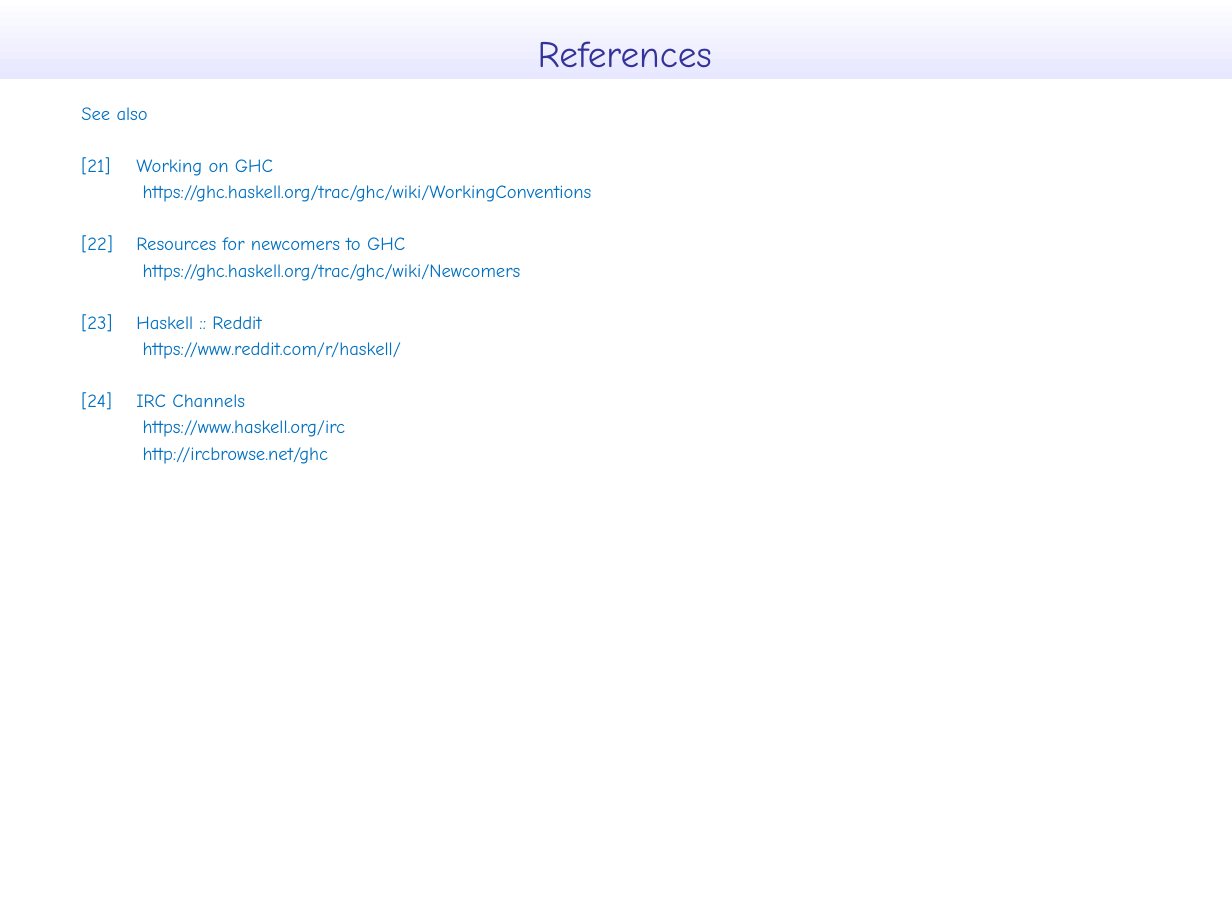
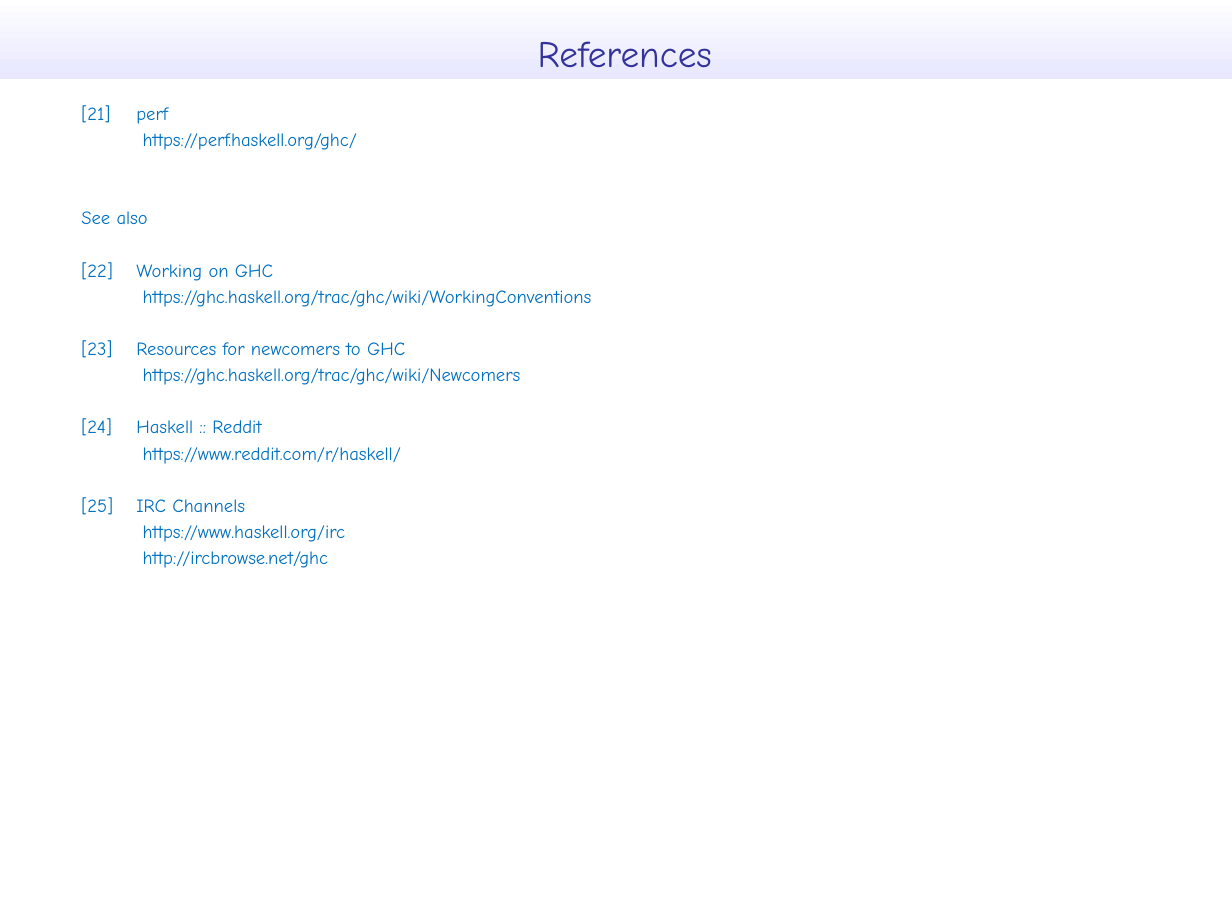
Before and after one commit to takenobu-hs/ghc-development-flow, a slide deck: slide 17 of src/ghc_development_flow.pptx (slide 16 before the commit). Drawn at 1232x924 pixels with LibreOffice and Linux fonts; fonts in the diff are those of the drawing. Boxes give left, top, right and bottom in pixels: in the first picture for what was removed or moved away, otherwise in the second. Text is boxed around its words. In the diff, an @@ line names an element or a change of style, - is before the commit and + after.

```diff
--- a/src/ghc_development_flow.pptx
+++ b/src/ghc_development_flow.pptx
@@ text at (81, 105, 357, 150): paragraphs added @@
+[21] perf
+https://perf.haskell.org/ghc/
@@ text at (81, 262, 273, 281): text changed @@
-[21] Working on GHC
+[22] Working on GHC
@@ text at (81, 340, 405, 358): text changed @@
-[22] Resources for newcomers to GHC
+[23] Resources for newcomers to GHC
@@ text at (81, 418, 261, 436): text changed @@
-[23] Haskell :: Reddit
+[24] Haskell :: Reddit
@@ text at (81, 497, 245, 515): text changed @@
-[24] IRC Channels
+[25] IRC Channels
```
Also in this commit, not shown: 6 other slides changed, 1 slide added, 1 other file.
